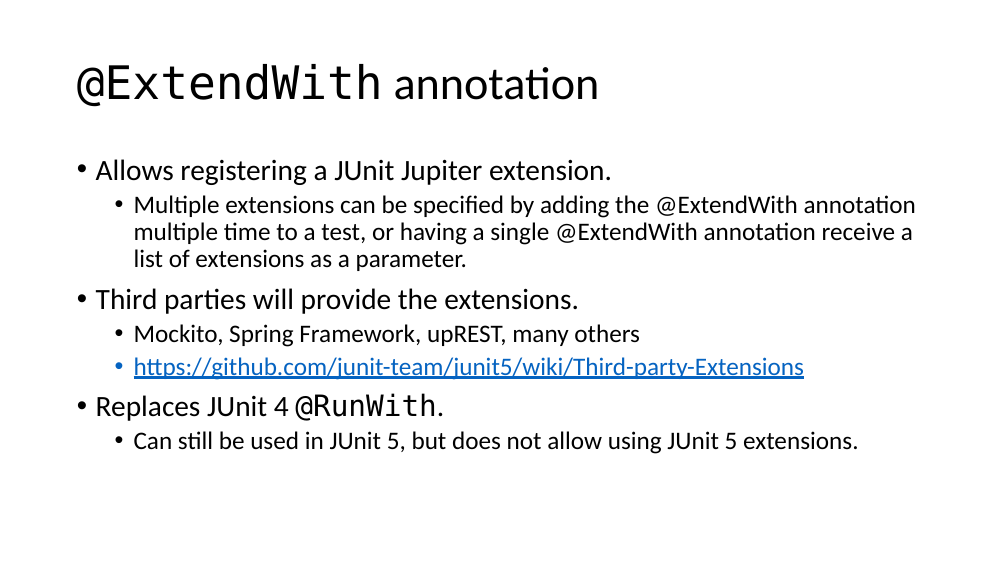
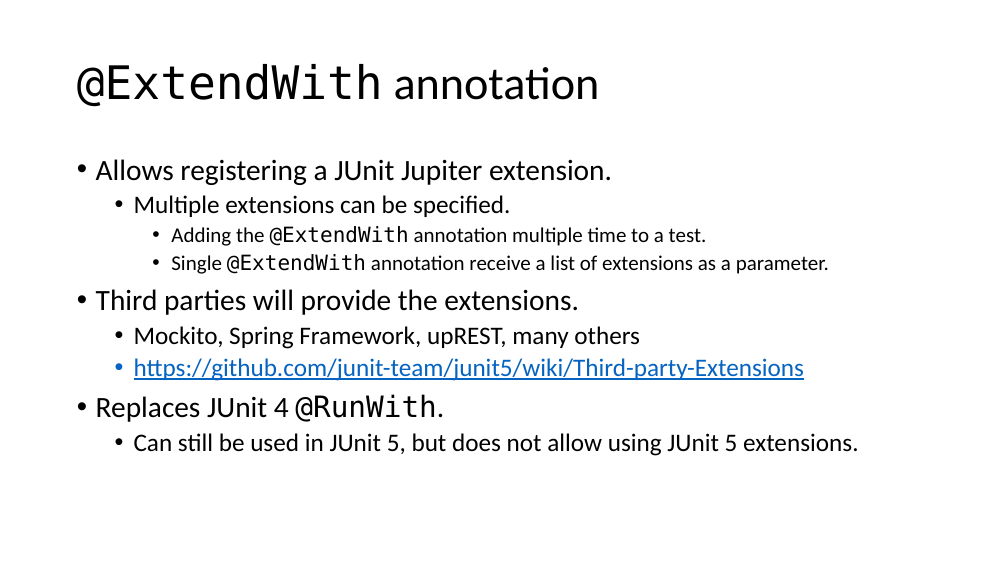
Before and after one commit to cebartling/test-driven, a slide deck: slide 7 of presentations/Introduction to JUnit 5.pptx. Drawn at 1008x567 pixels with LibreOffice and Linux fonts; fonts in the diff are those of the drawing. Boxes give left, top, right and bottom in pixels: in the first picture for what was removed or moved away, otherwise in the second. Text is boxed around its words. In the diff, an @@ line names an element or a change of style, - is before the commit and + after.

```diff
--- a/presentations/Introduction to JUnit 5.pptx
+++ b/presentations/Introduction to JUnit 5.pptx
@@ text at box(134, 195, 829, 274): text changed; size 24 to 20 pt @@
-  • Multiple extensions can be specified by adding the @ExtendWith annotation multiple time to a test, or having a single @ExtendWith annotation receive a list of extensions as a parameter.
+  • Multiple extensions can be specified.
+    • Adding the @ExtendWith annotation multiple time to a test.
+    • Single @ExtendWith annotation receive a list of extensions as a parameter.
```
Also in this commit, not shown: 14 other slides changed, 2 slides removed, 1 other file.
